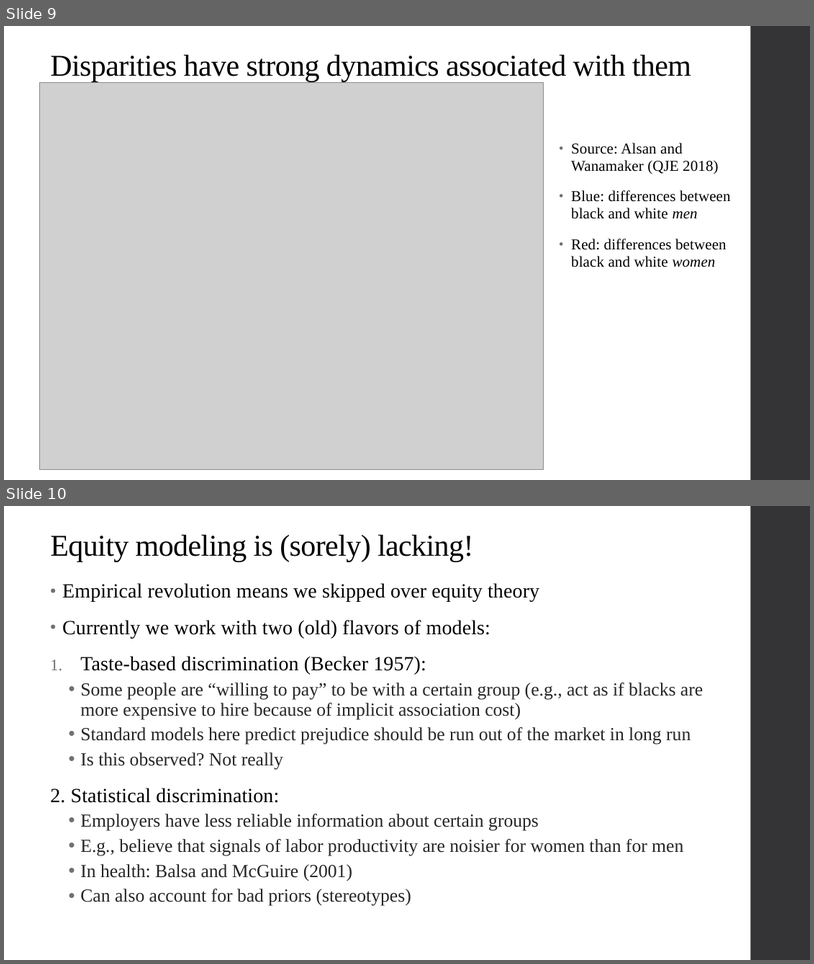
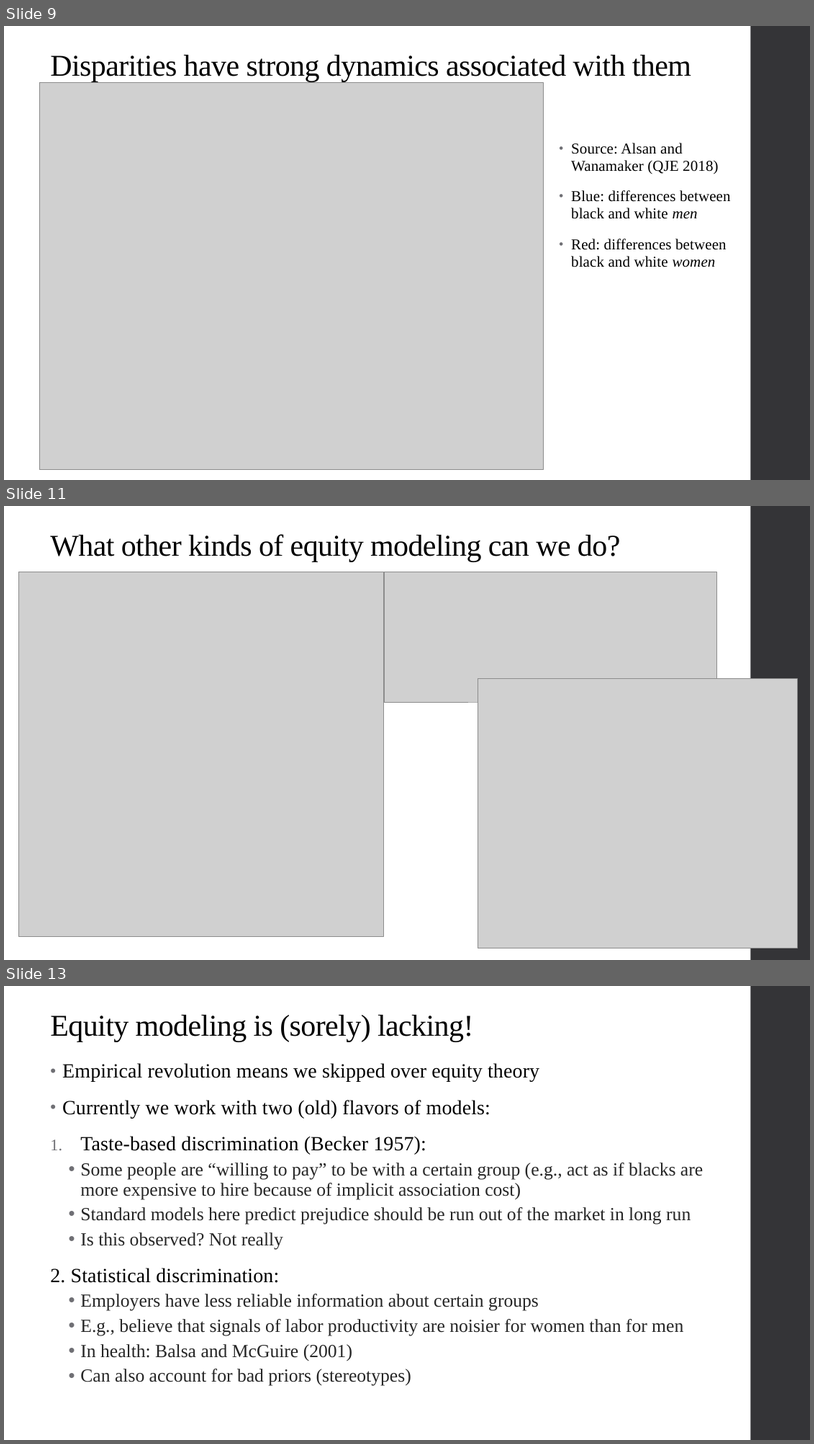
Before and after one commit to alex-hoagland/HAD6750H, a slide deck: Lecture08_HealthEquity/L8Slides_HealthEquity.pptx. Shown one above the other, each under a label of ours: slides 9 and 10 before the commit, slides 9, 11 and 13 after it; the slides between them are not shown. The pictures are 814x964 and 814x1444 pixels, drawn with LibreOffice and Linux fonts; fonts in the diff are those of the drawing; grey boxes stand for pictures. Boxes give left, top, right and bottom in pixels: in the first picture for what was removed or moved away, otherwise in the second. Text is boxed around its words. In the diff, an @@ line names an element or a change of style, - is before the commit and + after.

```diff
--- a/Lecture08_HealthEquity/L8Slides_HealthEquity.pptx
+++ b/Lecture08_HealthEquity/L8Slides_HealthEquity.pptx
@@ slide 11 added at (x1=4, y1=506, x2=810, y2=960), background #FFFFFF; not listed: 1 template element that a slide beside it also shows @@
@@ title added at (x1=50, y1=534, x2=620, y2=561), 36 pt, text #000000 @@
+What other kinds of equity modeling can we do?
@@ picture added at (x1=19, y1=572, x2=384, y2=936) @@
@@ picture added at (x1=384, y1=572, x2=718, y2=702) @@
@@ picture added at (x1=478, y1=679, x2=797, y2=948) @@
@@ what was slide 10 is now slide 13 @@
```
Also in this commit, not shown: 2 slides changed, 2 other slides added, 2 other files.
